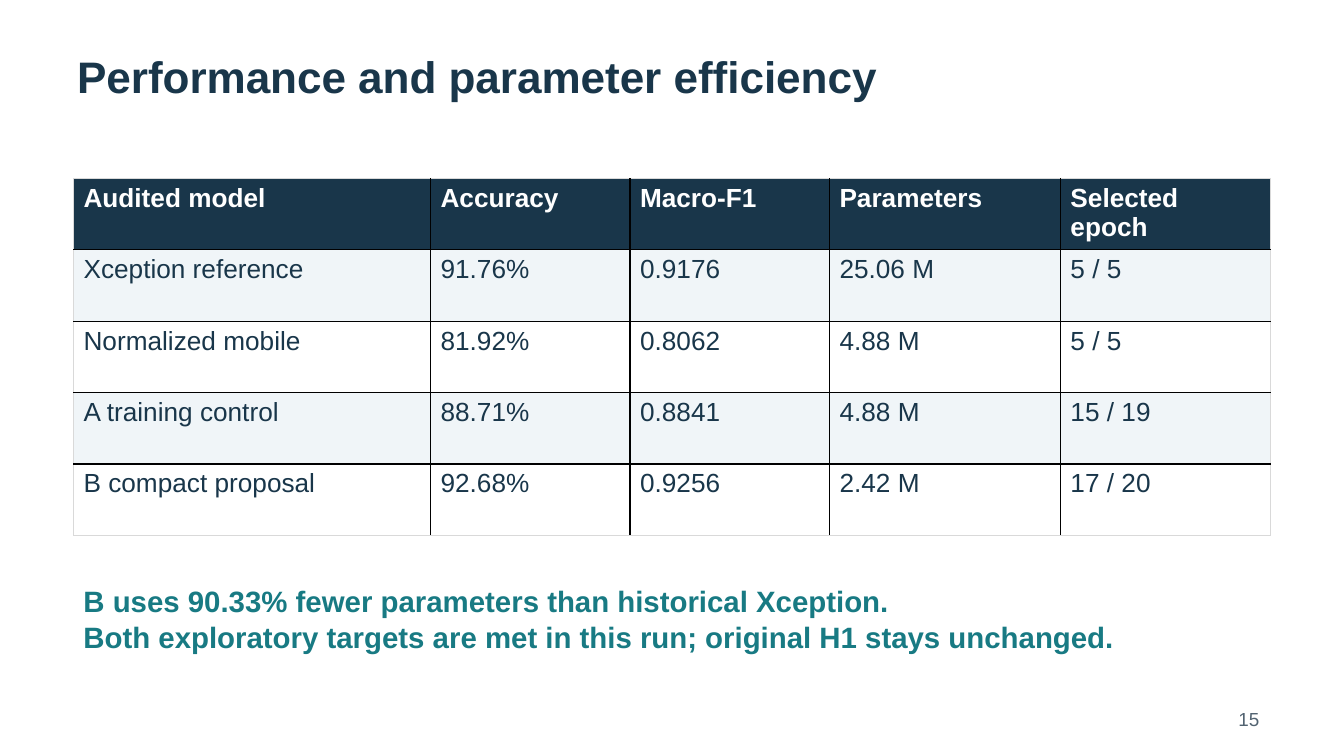
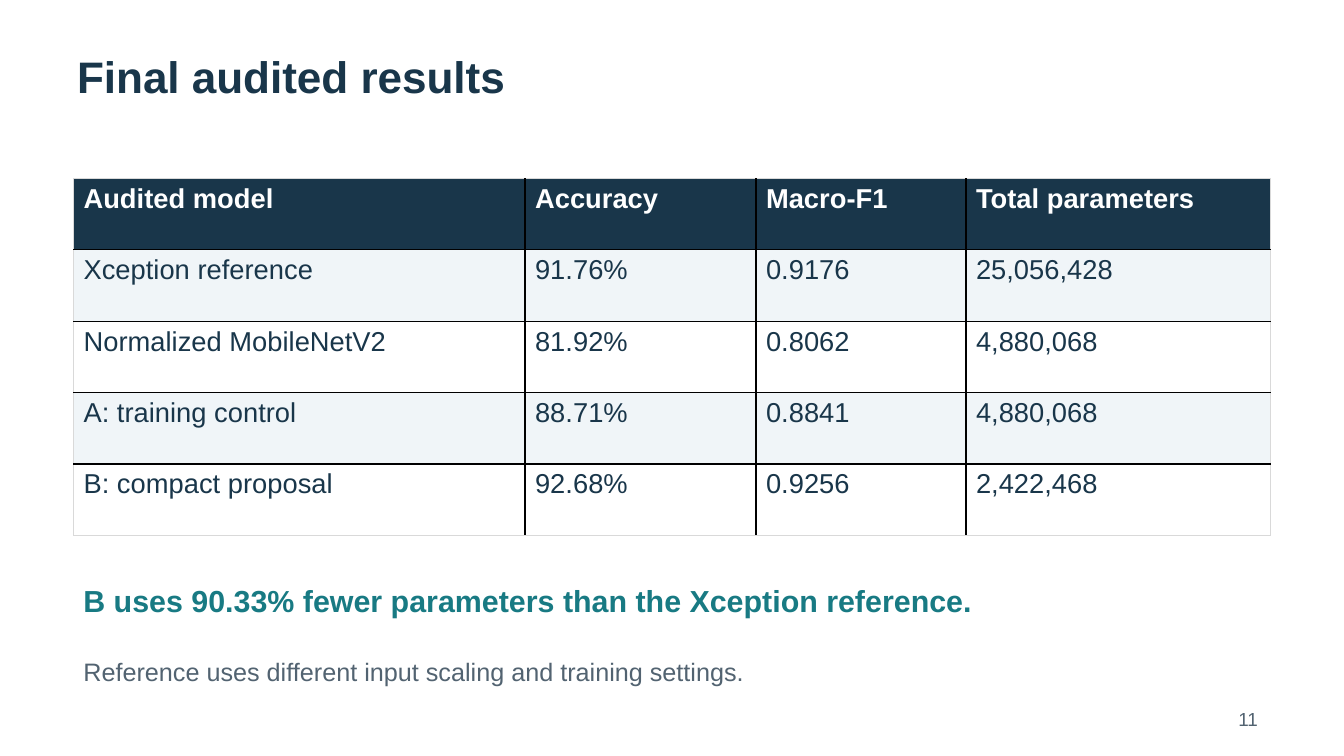
Before and after one commit to visheshrao17/ComputerVision_Prj, a slide deck: slide 11 of deliverables/final_evaluation/Brain_MRI_Final_Presentation.pptx (slide 15 before the commit). Drawn at 1344x756 pixels with LibreOffice and Linux fonts; fonts in the diff are those of the drawing. Boxes give left, top, right and bottom in pixels: in the first picture for what was removed or moved away, otherwise in the second. Text is boxed around its words. In the diff, an @@ line names an element or a change of style, - is before the commit and + after.

Commit message:
Simplify final presentation around milestone continuation and verified results

```diff
--- a/deliverables/final_evaluation/Brain_MRI_Final_Presentation.pptx
+++ b/deliverables/final_evaluation/Brain_MRI_Final_Presentation.pptx
@@ text at box(77, 61, 505, 94): text changed @@
-Performance and parameter efficiency
+Final audited results
@@ table at box(74, 178, 1270, 535) @@
-column 1: Audited model | Xception reference | Normalized mobile | A training control | B compact proposal
+column 1: Audited model | Xception reference | Normalized MobileNetV2 | A: training control | B: compact proposal
-column 4: Parameters | 25.06 M | 4.88 M | 4.88 M | 2.42 M
-column 5: Selected epoch | 5 / 5 | 5 / 5 | 15 / 19 | 17 / 20
+column 4: Total parameters | 25,056,428 | 4,880,068 | 4,880,068 | 2,422,468
@@ text at box(83, 590, 971, 618): text changed; size 21 to 21.8 pt @@
-B uses 90.33% fewer parameters than historical Xception.
-Both exploratory targets are met in this run; original H1 stays unchanged.
+B uses 90.33% fewer parameters than the Xception reference.
@@ text added at box(83, 662, 744, 686), 18 pt, text #526371 @@
+Reference uses different input scaling and training settings.
@@ text at box(1238, 713, 1258, 726): text changed @@
-15
+11
```
Also in this commit, not shown: 7 other slides changed, 5 slides added, 8 slides removed, 2 other files.
